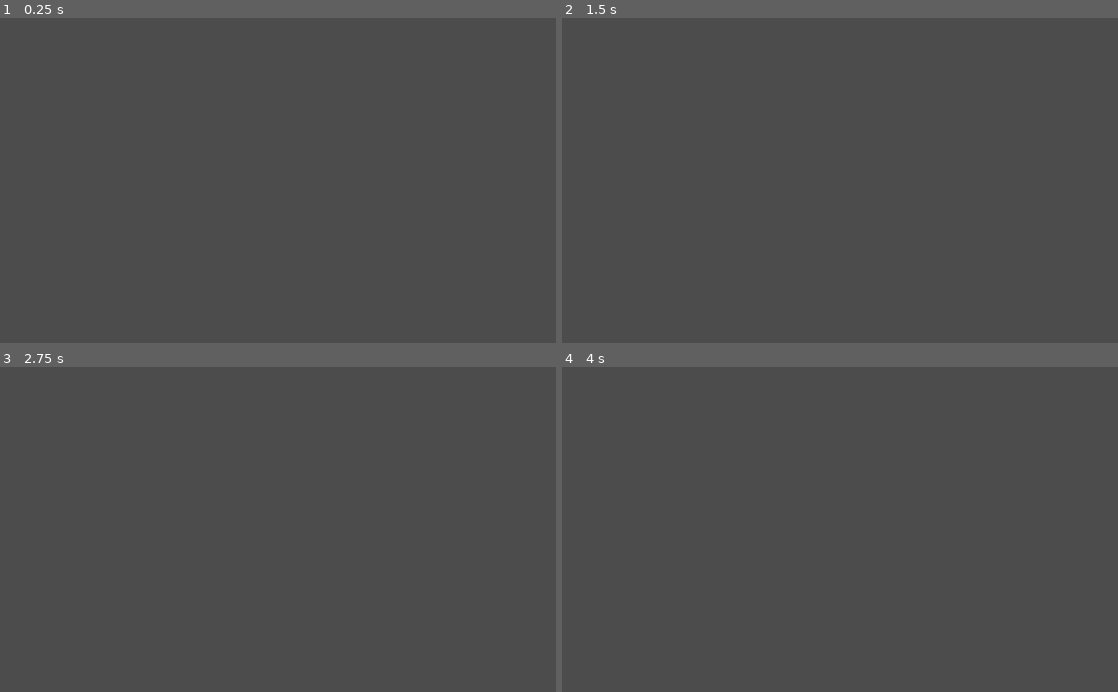
Above: before the commit, frames 1-4 (two rows, left to right).
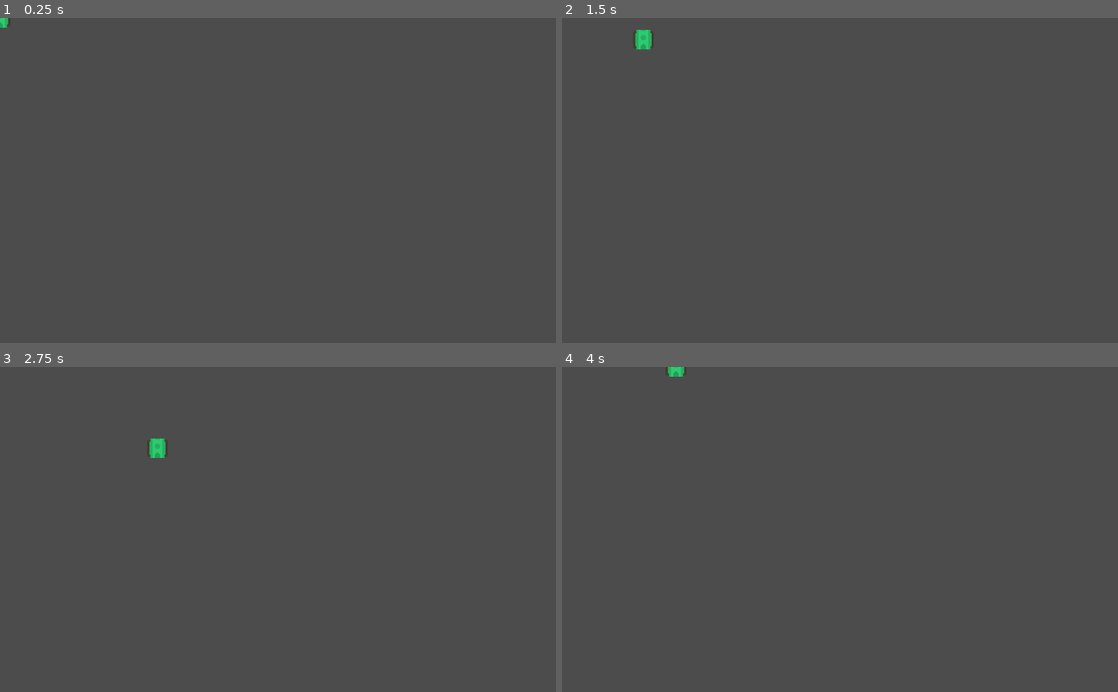
Above: after the commit, the same moments.

Repository: hadougamer/udemy-godot
Game: Godot game, scene res://scenes/tank.tscn
Same seed, same stepped clock (60 frames per second), same inputs: the game is played once before the commit and once after it.
Inputs:
- Up to frame 1 (0.25 s): no input
- Up to frame 2 (1.5 s): tap Enter at 0.5 s; hold Right (ui_right) 0.53-1.28 s; hold Down (ui_down) from 1.28 s (still down)
- Up to frame 3 (2.75 s): release Down (ui_down) at 2.03 s; hold Right (ui_right) from 2.03 s (still down)
- Up to frame 4 (4 s): release Right (ui_right) at 2.78 s; hold Up (ui_up) 2.78-3.53 s; hold Left (ui_left) from 3.53 s (still down)

The runs differ from the first frame. In frame 1, less than 0.1% of the frame differs, in the area x 0-2%, y 0-3%; in frame 2, 0.2%, in the area x 12-17%, y 3-10%; in frame 3, 0.2%; in frame 4, 0.1%.

Commit message:
Moving the tank

Diff:
--- a/Rouge Tank/scripts/tank.gd
+++ b/Rouge Tank/scripts/tank.gd
@@ -1,11 +1,25 @@
 extends KinematicBody2D
 
-# Called when the node enters the scene tree for the first time.
+var speed=200
+
 func _ready():
 	pass
 
-# Called every frame. 'delta' is the elapsed time since the previous frame.
 func _process(delta):
-	# Multiply for delta to convert px per frame to px per second
-	translate( Vector2(-100,-50) * delta )
+
+	var dir_x=0;
+	var dir_y=0;
+
+	if Input.is_action_pressed("ui_right"):
+		dir_x+=1
+	elif Input.is_action_pressed("ui_left"):
+		dir_x-=1
+
+	if Input.is_action_pressed("ui_up"):
+		dir_y-=1
+	elif Input.is_action_pressed("ui_down"):
+		dir_y+=1
+
+	translate( Vector2(dir_x, dir_y) * delta * speed )
+
 	pass
